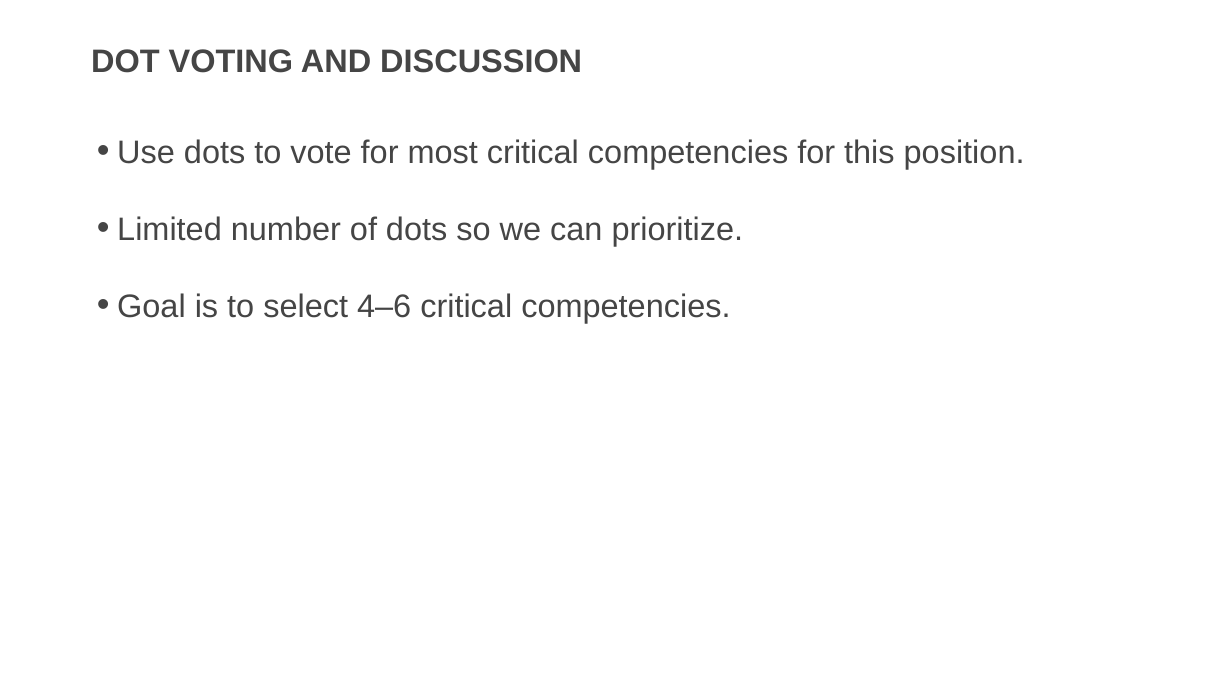
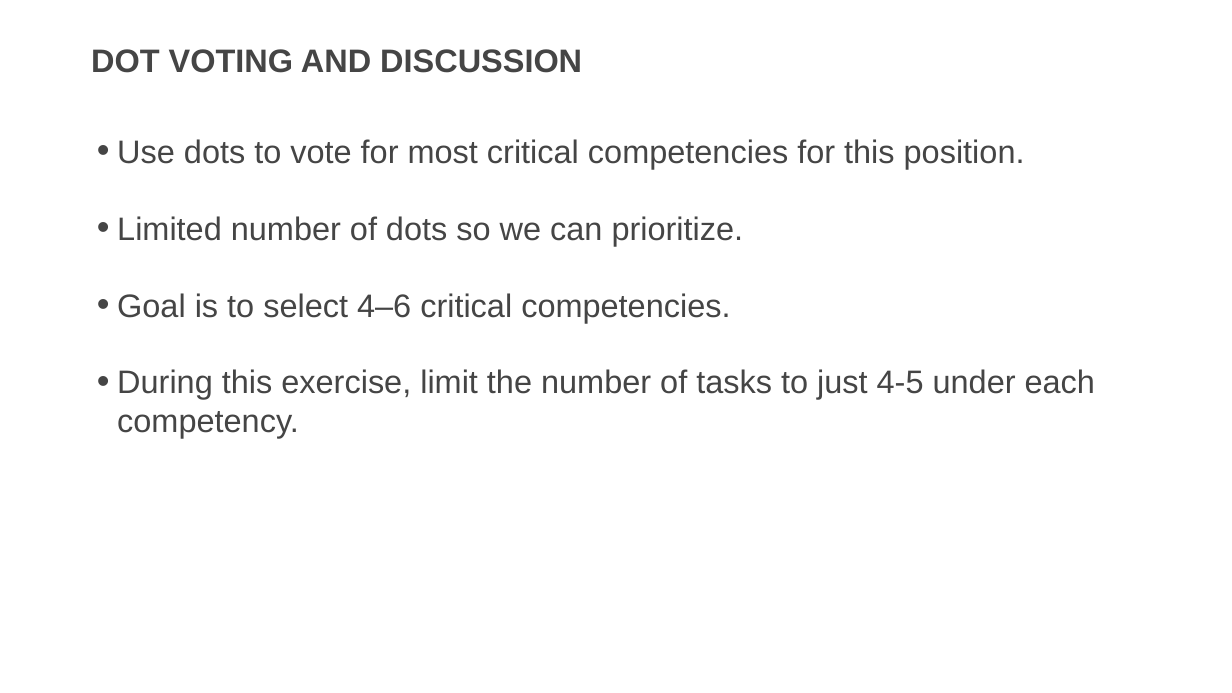
Before and after one commit to usds/SME-QA-Website, a slide deck: slide 8 of toolkit/job-analysis/job-analysis-day-1-presentation.pptx. Drawn at 1232x693 pixels with LibreOffice and Linux fonts; fonts in the diff are those of the drawing. Boxes give left, top, right and bottom in pixels: in the first picture for what was removed or moved away, otherwise in the second. Text is boxed around its words. In the diff, an @@ line names an element or a change of style, - is before the commit and + after.

```diff
--- a/toolkit/job-analysis/job-analysis-day-1-presentation.pptx
+++ b/toolkit/job-analysis/job-analysis-day-1-presentation.pptx
@@ text at box(117, 369, 1095, 439): paragraph added @@
+• During this exercise, limit the number of tasks to just 4-5 under each competency.
```
Also in this commit, not shown: 3 other slides changed.
